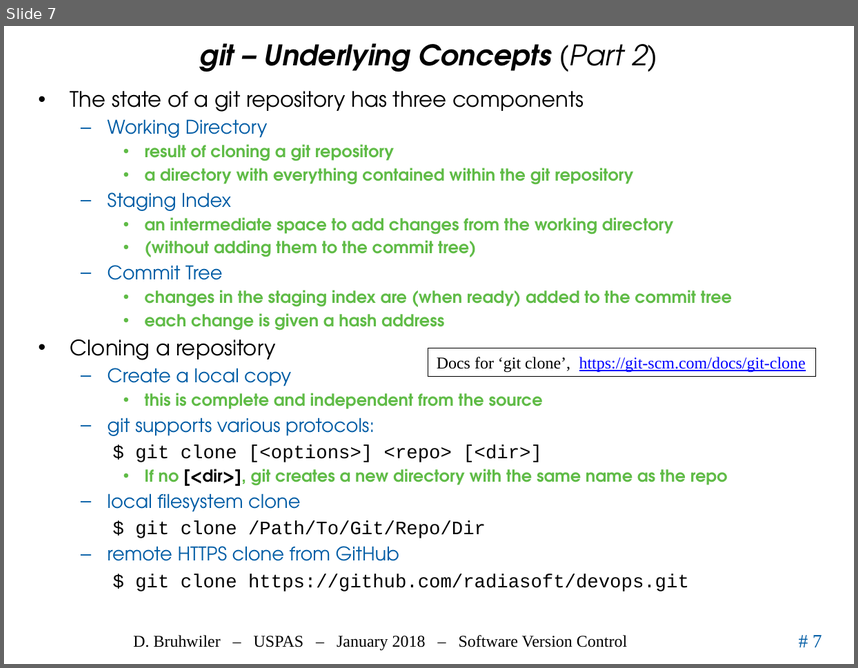
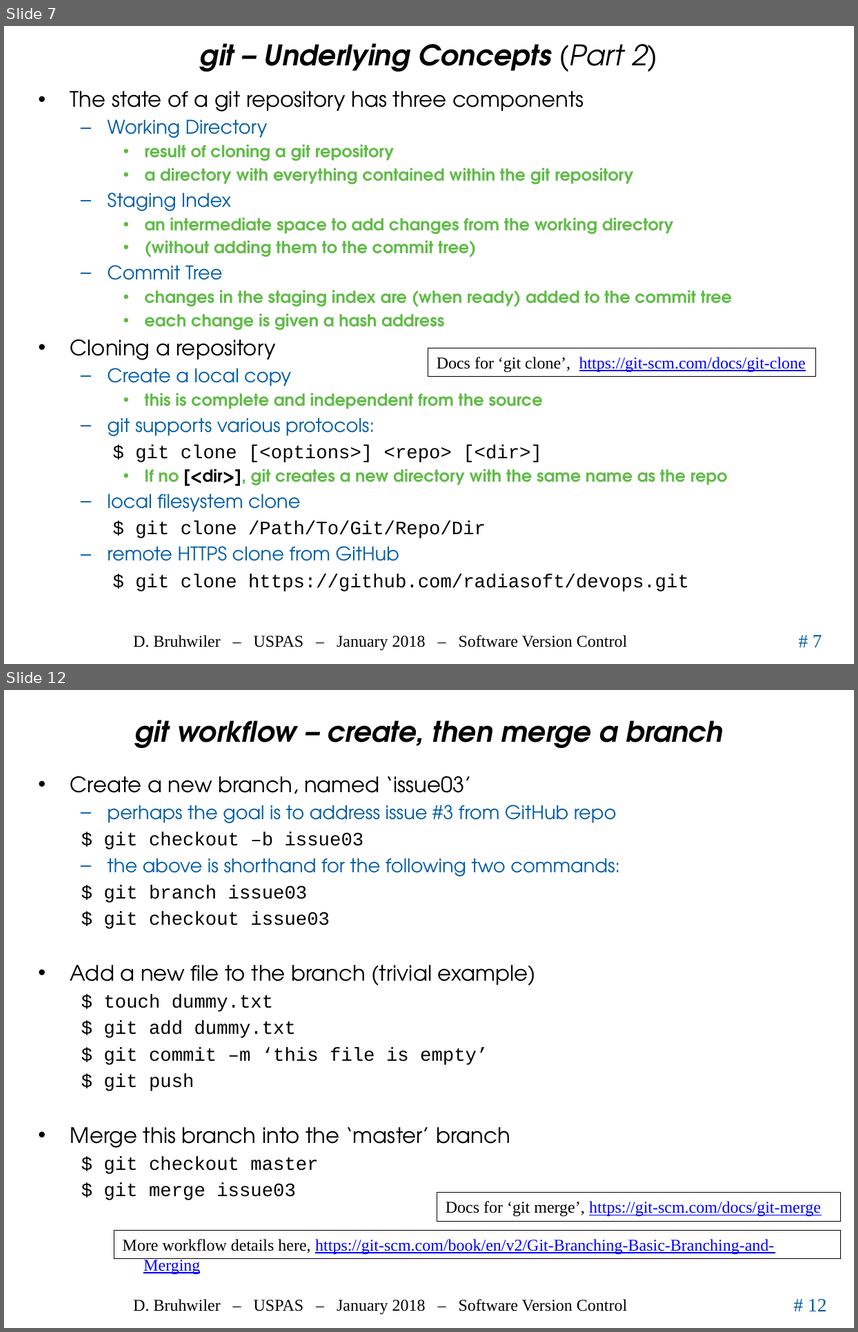
Before and after one commit to uspas/simbeamplasma18, a slide deck: software_version_control/02_VersionCont.pptx. Shown one above the other, each under a label of ours: slide 7 before the commit, slides 7 and 12 after it; the slides between them are not shown. The pictures are 858x668 and 858x1332 pixels, drawn with LibreOffice and Linux fonts; fonts in the diff are those of the drawing; background and template pictures are left out. Boxes give left, top, right and bottom in pixels: in the first picture for what was removed or moved away, otherwise in the second. Text is boxed around its words. In the diff, an @@ line names an element or a change of style, - is before the commit and + after.

```diff
--- a/software_version_control/02_VersionCont.pptx
+++ b/software_version_control/02_VersionCont.pptx
@@ slide 12 added at [4,690,854,1328], background #FFFFFF; not listed: 3 template elements that a slide beside it also shows @@
@@ title added at [135,720,724,748], 24 pt, text #000000, bold, italic @@
+git workflow – create, then merge a branch
@@ text added at [70,776,620,1200], 16 pt, text #000000 @@
+• Create a new branch, named ‘issue03’
+  – perhaps the goal is to address issue #3 from GitHub repo
+$ git checkout –b issue03
+  – the above is shorthand for the following two commands:
+$ git branch issue03
+$ git checkout issue03
+• Add a new file to the branch (trivial example)
+$ touch dummy.txt
+$ git add dummy.txt
+$ git commit –m ‘this file is empty’
+$ git push
+• Merge this branch into the ‘master’ branch
+$ git checkout master
+$ git merge issue03
@@ rectangle added at [437,1192,840,1221], outline #000000 0.75 pt, 14 pt, text #0000FF, underline @@
+Docs for ‘git merge’, https://git-scm.com/docs/git-merge
@@ rectangle added at [114,1230,840,1259], outline #000000 0.75 pt, 14 pt, text #0000FF, underline @@
+More workflow details here, https://git-scm.com/book/en/v2/Git-Branching-Basic-Branching-and-Merging
```
Also in this commit, not shown: 6 slides changed, 6 other slides added, 2 slides removed, 2 other files.
